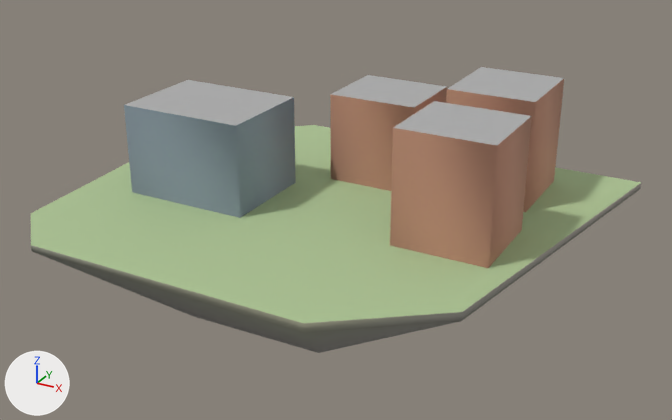
An edit to the glTF model godot_project/remake/sky/islands/SKY-010.lod2.glb, drawn before and after from the same camera.
Camera for both pictures: a 50 mm lens placed at (86.0, -151.8, 74.5), pointed at (2.9, -0.7, -1.0). Arrows for +X, +Y and +Z are at lower left; the lights stay in place. The first picture is the older version. Vertices at exactly the same position are counted once.

In view in the first picture: 'buildings', 'deck', 'rock'.
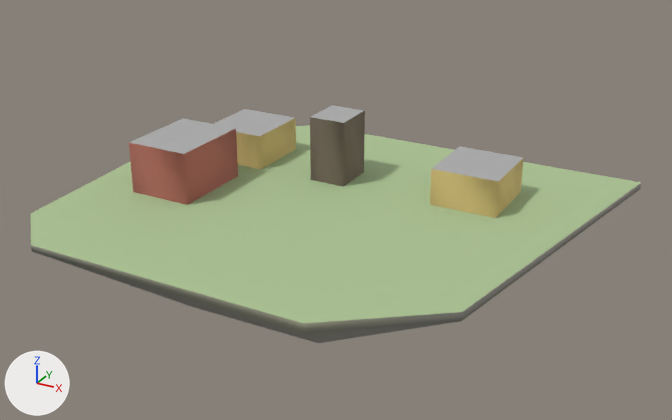
Where the change shows, as pixel boxes (x1, y1, x2, y2) in the pictures (672 x 420 px; the box of a moved part takes in the faces that stretch with it):
'buildings', reshaped, recoloured (10% narrower, 44% shorter)
    before: (124, 67, 564, 268)
    after: (129, 105, 524, 218)
'rock', rescaled
    before: (31, 183, 641, 353)
    after: (31, 183, 641, 343)
part 1 of me_rock, moved or reshaped
    before: (32, 251, 460, 353)
    after: (32, 251, 460, 343)
part 2 of me_buildings, moved or reshaped
    before: (390, 101, 532, 268)
    after: (310, 105, 365, 187)
part 3 of me_buildings, moved or reshaped
    before: (446, 67, 564, 212)
    after: (129, 118, 238, 205)
part 4 of me_buildings, moved or reshaped
    before: (330, 75, 447, 191)
    after: (430, 147, 524, 218)
part 5 of me_buildings, moved or reshaped
    before: (124, 80, 296, 218)
    after: (214, 109, 296, 169)
part 6 of me_buildings, recoloured
    before: (390, 116, 532, 268)
    after: (310, 111, 365, 187)
part 7 of me_buildings, recoloured
    before: (446, 79, 564, 212)
    after: (129, 129, 238, 205)
part 8 of me_buildings, recoloured
    before: (330, 87, 447, 191)
    after: (430, 158, 524, 218)
part 9 of me_buildings, recoloured
    before: (124, 97, 296, 218)
    after: (236, 118, 296, 169)

Patch to the scene script:
```diff
--- a/godot_project/remake/sky/islands/SKY-010.lod2.glb.py
+++ b/godot_project/remake/sky/islands/SKY-010.lod2.glb.py
@@ me_rock @@
 # used by ob_rock; location = (0.0, 0.0, 0.0)
-me_rock.from_pydata(...)  # 19 vertices, 29 faces; spans x -51.1..54.1, y -43.7..41.5, z -23.3..0.0
+me_rock.from_pydata(...)  # 19 vertices, 29 faces; spans x -51.1..54.1, y -43.7..41.5, z -21.1..0.0
+# me_rock part 1: the whole mesh is scaled about its middle by (1, 1, 0.904), then moved by (0.0, 0.0, 1.0)
 me_rock.materials.append(mat_sky_rock)
@@ me_buildings @@
 # used by ob_buildings; location = (0.0, 0.0, 0.0)
-me_buildings.from_pydata(...)  # 32 vertices, 40 faces; spans x -37.5..39.5, y -15.1..33.4, z -0.6..22.6
+me_buildings.from_pydata(...)  # 32 vertices, 40 faces; spans x -37.4..33.3, y -14.9..23.8, z -0.5..14.1
+# me_buildings part 2: the loose piece of 8 vertices spanning x 20.5..39.5, y -12.1..5.9, z -0.5..22.6 is scaled about its middle by (0.421, 0.528, 0.631), then moved by (-34.5, 16.7, -4.3)
+# me_buildings part 3: the loose piece of 8 vertices spanning x 19.5..37.5, y 14.4..33.4, z -0.5..22.6 is scaled about its middle by (0.778, 0.947, 0.492), then moved by (-58.9, -29.8, -5.9)
+# me_buildings part 4: the loose piece of 8 vertices spanning x -5.0..14.0, y 11.4..28.4, z -0.6..18.9 is scaled about its middle by (0.737, 0.882, 0.423), then moved by (21.8, -3.6, -5.6)
+# me_buildings part 5: the loose piece of 8 vertices spanning x -37.5..-10.5, y -15.1..5.9, z -0.5..18.9 is scaled about its middle by (0.519, 0.714, 0.423), then moved by (-4.2, 20.9, -5.6)
+# me_buildings part 6: 8 faces centred in x 20.5..39.5, y -12.1..5.9, z 7.2..14.9 are repainted in the vertex colours; the middle colour goes from brown #c49179 to brown #796c5f
+# me_buildings part 7: 8 faces centred in x 19.5..37.5, y 14.4..33.4, z 7.2..14.9 are repainted in the vertex colours; the middle colour goes from brown #c49179 to pink #b76e62
+# me_buildings part 8: 8 faces centred in x -5.0..14.0, y 11.4..28.4, z 5.9..12.4 are repainted in the vertex colours; the middle colour goes from brown #c49179 to yellow #ddc380
+# me_buildings part 9: 8 faces centred in x -37.5..-10.5, y -15.1..5.9, z 6.0..12.4 are repainted in the vertex colours; the middle colour goes from greyish blue #8c9ba7 to yellow #ddc380
 me_buildings.materials.append(mat_sky_lod_bldg)
```
